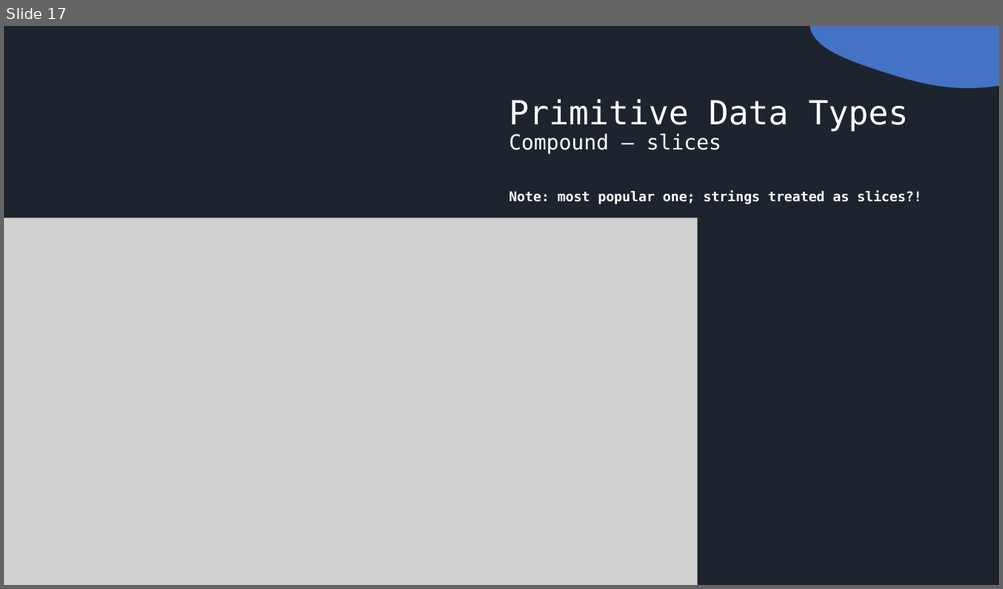
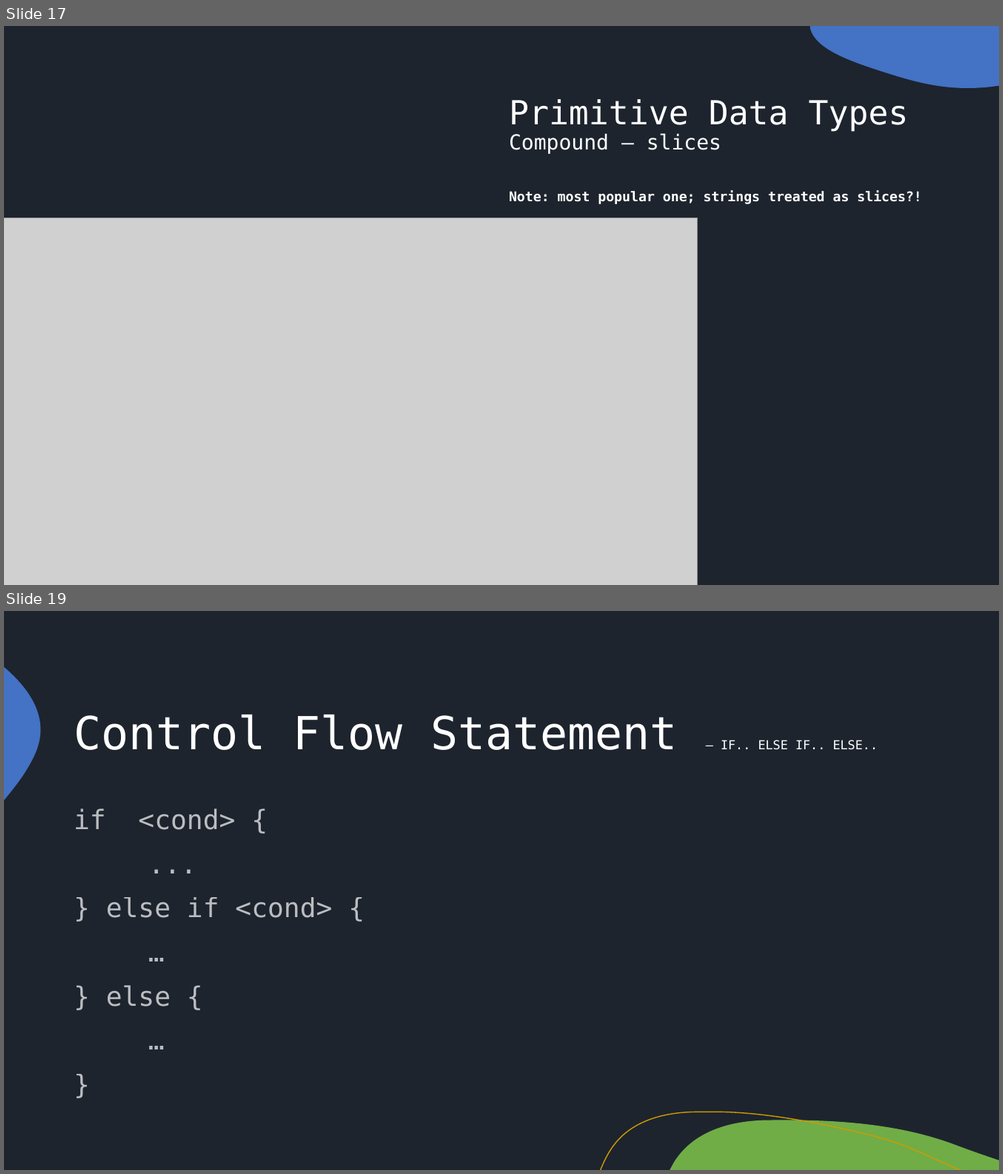
Before and after one commit to sakthishanmugam02/rust-lang, a slide deck: rust-lang.pptx. Shown one above the other, each under a label of ours: slide 17 before the commit, slides 17 and 19 after it; the slides between them are not shown. The pictures are 1003x589 and 1003x1174 pixels, drawn with LibreOffice and Linux fonts; fonts in the diff are those of the drawing; grey boxes stand for pictures. Boxes give left, top, right and bottom in pixels: in the first picture for what was removed or moved away, otherwise in the second. Text is boxed around its words. In the diff, an @@ line names an element or a change of style, - is before the commit and + after.

Commit message:
control statements - if and match

```diff
--- a/rust-lang.pptx
+++ b/rust-lang.pptx
@@ slide 19 added at (4, 611, 999, 1170), background #1D242E; not listed: 3 template elements that a slide beside it also shows @@
@@ title added at (74, 715, 878, 750), 44 pt, text #FFFFFF @@
+Control Flow Statement – IF.. ELSE IF.. ELSE..
@@ text added at (74, 809, 332, 1007), 25.9 pt, text #FFFFFF at 70% opacity @@
+if <cond> {
+...
+} else if <cond> {
+…
+} else {
+…
+}
```
Also in this commit, not shown: 1 other slide added, 1 slide removed, 46 other files.
